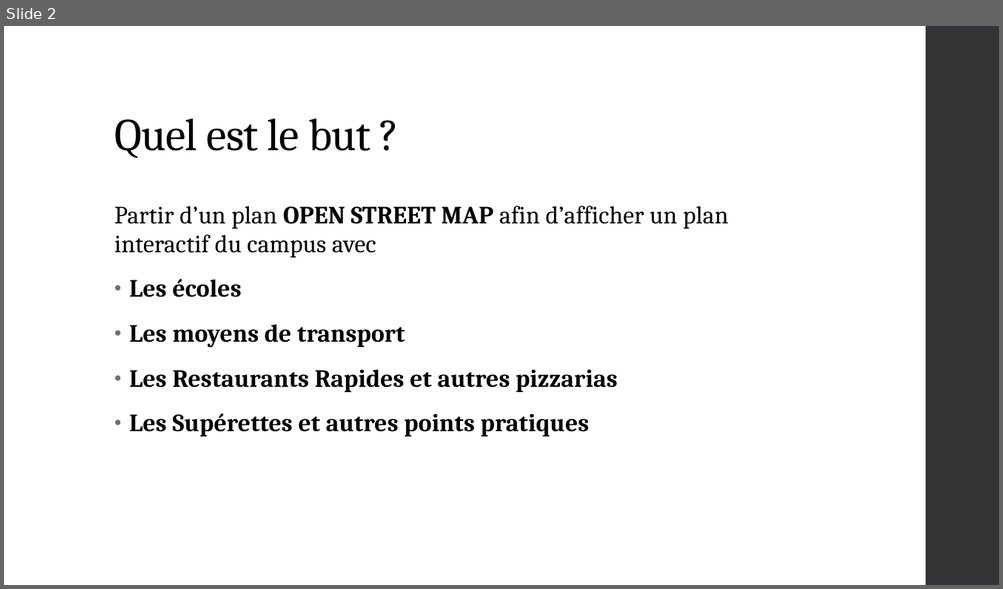
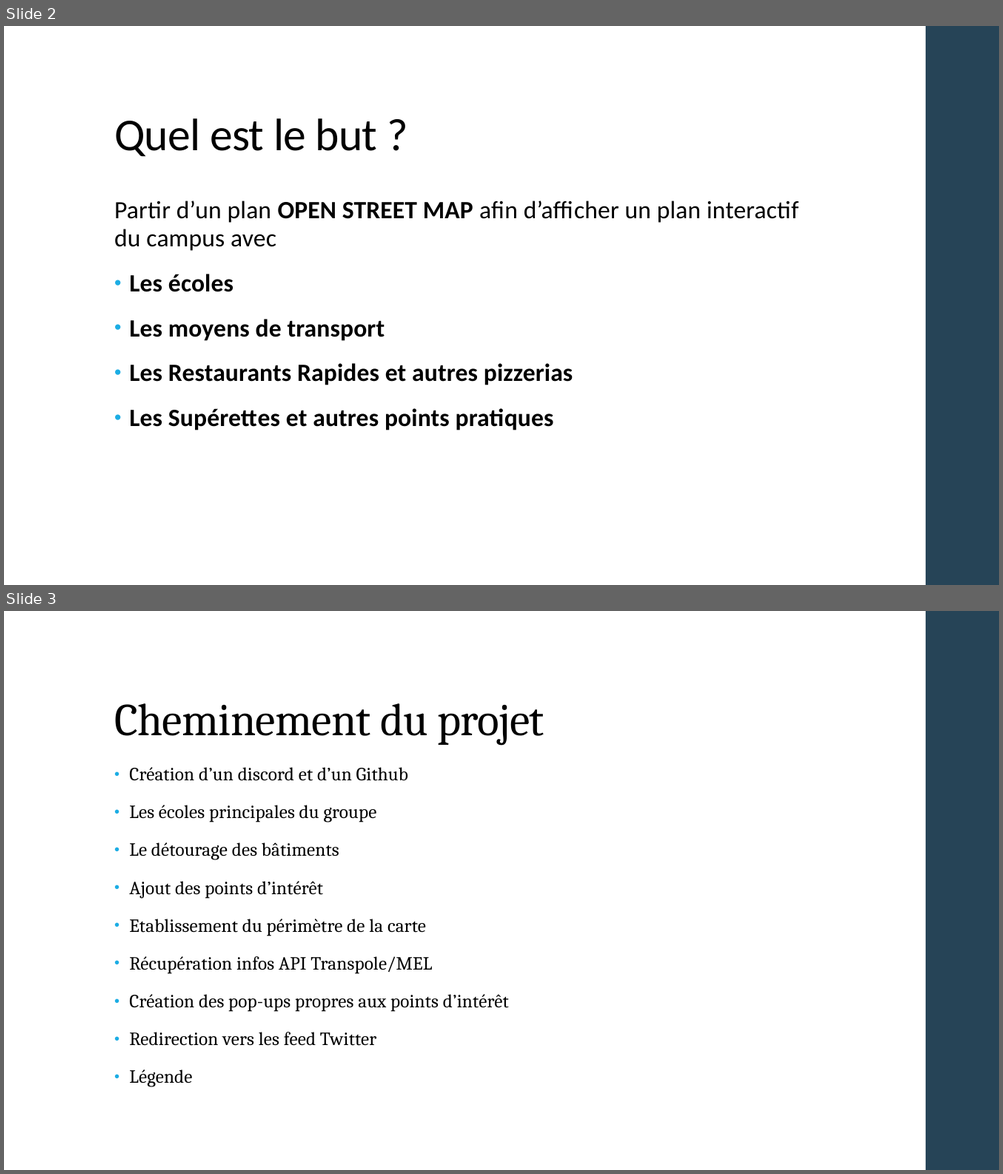
Before and after one commit to louisvivier/InteractivCampus, a slide deck: PointMiParcours.pptx. Shown one above the other, each under a label of ours: slide 2 before the commit, slides 2 and 3 after it. The pictures are 1003x589 and 1003x1174 pixels, drawn with LibreOffice and Linux fonts; fonts in the diff are those of the drawing. Boxes give left, top, right and bottom in pixels: in the first picture for what was removed or moved away, otherwise in the second. Text is boxed around its words. In the diff, an @@ line names an element or a change of style, - is before the commit and + after.

```diff
--- a/PointMiParcours.pptx
+++ b/PointMiParcours.pptx
@@ slide 3 added at [4, 611, 999, 1170], background #FFFFFF; not listed: 1 template element that a slide beside it also shows @@
@@ title added at [114, 703, 544, 745], 44 pt, text #000000 @@
+Cheminement du projet
@@ text added at [129, 767, 509, 1088], 18 pt, text #000000 @@
+• Création d’un discord et d’un Github
+• Les écoles principales du groupe
+• Le détourage des bâtiments
+• Ajout des points d’intérêt
+• Etablissement du périmètre de la carte
+• Récupération infos API Transpole/MEL
+• Création des pop-ups propres aux points d’intérêt
+• Redirection vers les feed Twitter
+• Légende
@@ slide 2 changed as well @@
@@ rectangle at [925, 26, 999, 585]: fill #353537 to #264457 @@
@@ title "Quel est le but ?" at [114, 118, 378, 156]: font Cambria to Calibri @@
@@ text "Partir d’un plan OPEN STREET ...": place and size @@
-text "Partir d’un plan OPEN STREET ..." at [114, 206, 728, 437]
+text "Partir d’un plan OPEN STREET ..." at [114, 201, 799, 431]
@@ text at [114, 201, 799, 431]: font Cambria to Calibri in "Partir d’un plan OPEN STREET MAP afin ...", "Les écoles", "Les moyens de transport", "Les Supérettes et autres points pratiques"; bullet colour #6F6F74 to #1CADE4 @@
@@ text at [129, 363, 572, 386]: text changed; font Cambria to Calibri @@
-• Les Restaurants Rapides et autres pizzarias
+• Les Restaurants Rapides et autres pizzerias
```
Also in this commit, not shown: 1 other slide changed, 7 other slides added, 3 slides removed.
